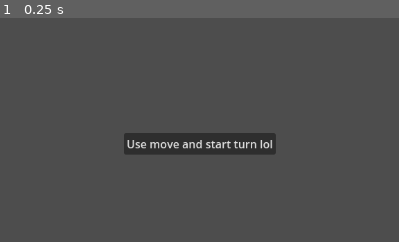
Above: before the commit, frame 1.
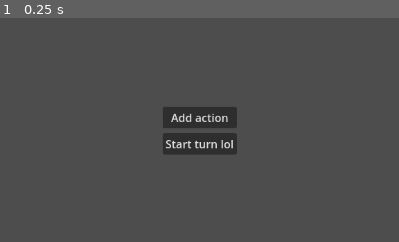
Above: after the commit, the same moment.

Repository: ANTHROGUE/anthrogue
Game: Godot game, scene res://game/battle/battle_ui/battle_ui.tscn
Two runs of this game, one before a commit and one after it. Both use one fixed random seed, a clock stepped at 60 frames per second and the inputs below. The project has no main scene, so this scene is started directly.
Inputs:
- Up to frame 1 (0.25 s): no input
The pictures show only the part of the screen within x 25-75%, y 22-72%; the shares and areas given below are measured in that part.

The runs differ from the first frame. In frame 1, 3.7% of the frame differs, in the area x 31-70%, y 39-61%.

Commit message:
Battle Manager: Use signal emissions for actions

Diff:
--- a/ar/registry/battle/actions/test/test_action.gd
+++ b/ar/registry/battle/actions/test/test_action.gd
@@ -1,11 +1,15 @@
 extends ActionScript
 
+var TEST_STRING: String = "TEST"
 
 func action() -> void:
 	print("3...")
-	await get_tree().create_timer(1.0).timeout
+	await get_tree().create_timer(0.3).timeout
 	print("2...")
-	await get_tree().create_timer(1.0).timeout
+	await get_tree().create_timer(0.3).timeout
 	print("1...")
-	await get_tree().create_timer(1.0).timeout
-	print("HOORAY!! Move complete!!")
+	await get_tree().create_timer(0.3).timeout
+	impact()
+	await get_tree().create_timer(0.6).timeout
+	print("HOORAY!! Move %s complete!!" % TEST_STRING)
+	end_action()
--- a/game/battle/actions/action_script.gd
+++ b/game/battle/actions/action_script.gd
@@ -1,8 +1,18 @@
 extends Node
 class_name ActionScript
 
-
+signal s_action_end
+signal s_action_impact
 
 ## Override to script your battle movie
 func action() -> void:
+	s_action_impact.emit()
 	pass
+
+func end_action() -> void:
+	print("End of Action %s" % name)
+	s_action_end.emit()
+
+func impact() -> void:
+	print("Impact of Action %s" % name)
+	s_action_impact.emit()
--- a/game/battle/battle_node/battle_node.gd
+++ b/game/battle/battle_node/battle_node.gd
@@ -15,7 +15,6 @@
 var player: Player
 var enemies: Array[Combatant] = []
 var manager: BattleManager
-
 
 func _ready() -> void:
 	set_collision_mask_value(Globals.COLLISION_LAYER_INTERACT, true)
@@ -45,10 +44,12 @@
 		on_player_entered(body)
 
 func on_player_entered(plyr: Player) -> void:
-	start_battle(plyr)
+	call_deferred("start_battle", plyr)
 
 ## TODO (WIP)
 func start_battle(plyr: Player) -> void:
+	if manager is BattleManager:
+		return
 	# Stop Player
 	player = plyr
 	player.request_state(&'Stopped')
--- a/game/battle/battle_ui/battle_ui.gd
+++ b/game/battle/battle_ui/battle_ui.gd
@@ -4,7 +4,14 @@
 signal s_turn_confirmed()
 signal s_move_queued(move: BattleAction, user: Player, targets: Array[Combatant])
 
-func on_button_pressed() -> void:
+func on_go_pressed() -> void:
+	# s_move_queued.emit(load('res://ar/registry/battle/actions/test/test_action.tres'), Player.instance, targets)
+	s_turn_confirmed.emit()
+
+
+func _on_action_button_pressed() -> void:
 	var targets: Array[Combatant] = []
-	s_move_queued.emit(load('res://ar/registry/battle/actions/test/test_action.tres'), Player.instance, targets)
-	s_turn_confirmed.emit()
+	var new_move = load('res://ar/registry/battle/actions/test/test_action.tres')
+	# new_move.action_script.TEST_STRING = str(i)
+	s_move_queued.emit(new_move, Player.instance, targets)
+	pass # Replace with function body.
--- a/game/battle/battle_ui/battle_ui.tscn
+++ b/game/battle/battle_ui/battle_ui.tscn
@@ -11,7 +11,23 @@
 grow_vertical = 2
 script = ExtResource("1_xktba")
 
-[node name="Button" type="Button" parent="."]
+[node name="ActionButton" type="Button" parent="."]
+layout_mode = 1
+anchors_preset = 8
+anchor_left = 0.5
+anchor_top = 0.5
+anchor_right = 0.5
+anchor_bottom = 0.5
+offset_left = -53.0
+offset_top = -53.0
+offset_right = 54.0
+offset_bottom = -22.0
+grow_horizontal = 2
+grow_vertical = 2
+focus_mode = 0
+text = "Add action"
+
+[node name="GoButton" type="Button" parent="."]
 layout_mode = 1
 anchors_preset = 8
 anchor_left = 0.5
@@ -25,6 +41,7 @@
 grow_horizontal = 2
 grow_vertical = 2
 focus_mode = 0
-text = "Use move and start turn lol"
+text = "Start turn lol"
 
-[connection signal="pressed" from="Button" to="." method="on_button_pressed"]
+[connection signal="pressed" from="ActionButton" to="." method="_on_action_button_pressed"]
+[connection signal="pressed" from="GoButton" to="." method="on_go_pressed"]
--- a/game/battle/manager/battle_manager.gd
+++ b/game/battle/manager/battle_manager.gd
@@ -23,8 +23,10 @@
 
 func on_turn_confirmed() -> void:
 	append_enemy_moves()
+	if !(action_queue.size() > 0):
+		print("Action Queue size invalid")
+		return
 	begin_round()
-	battle_ui.hide()
 
 func queue_action(action: BattleAction, user: Combatant = null, targets: Array[Combatant] = []) -> void:
 	var queued_action := QueuedAction.new()
@@ -39,8 +41,10 @@
 			queue_action(combatant.get_action())
 
 func begin_round() -> void:
-	while not action_queue.is_empty():
-		await run_action(action_queue.pop_front())
+	battle_ui.hide()
+	for action in action_queue:
+		await run_action(action)
+	action_queue.clear()
 	battle_ui.show()
 
 func run_action(action: QueuedAction) -> void:
@@ -50,5 +54,6 @@
 		action_node.set_script(battle_action.action_script)
 		add_child(action_node)
 		if action_node is ActionScript:
-			await action_node.action()
+			action_node.action()
+			await action_node.s_action_end
 	action_node.queue_free()
